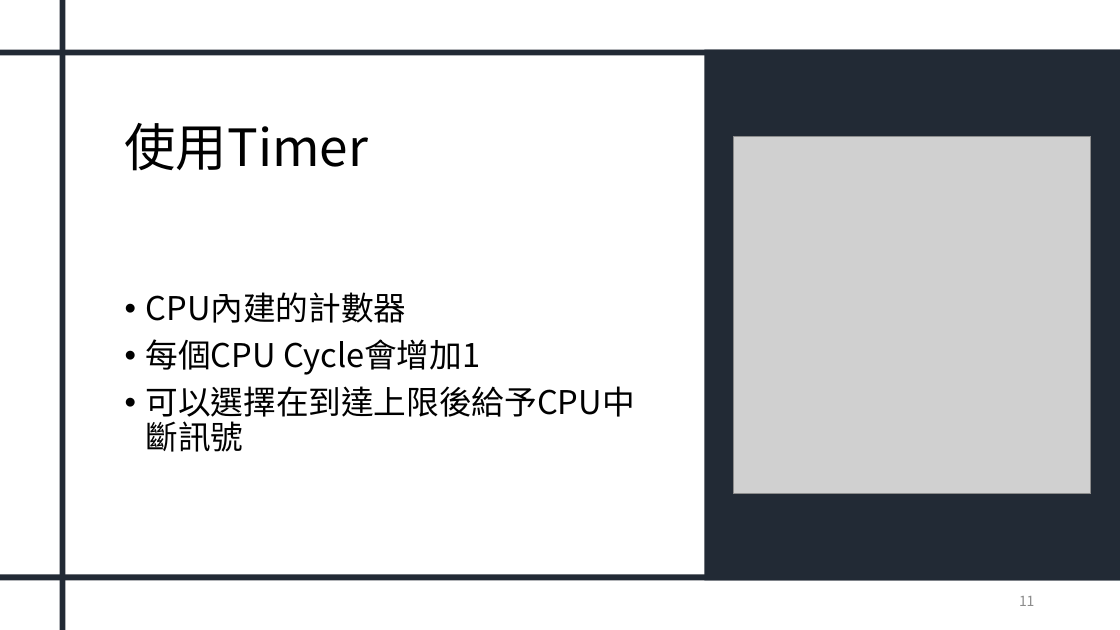
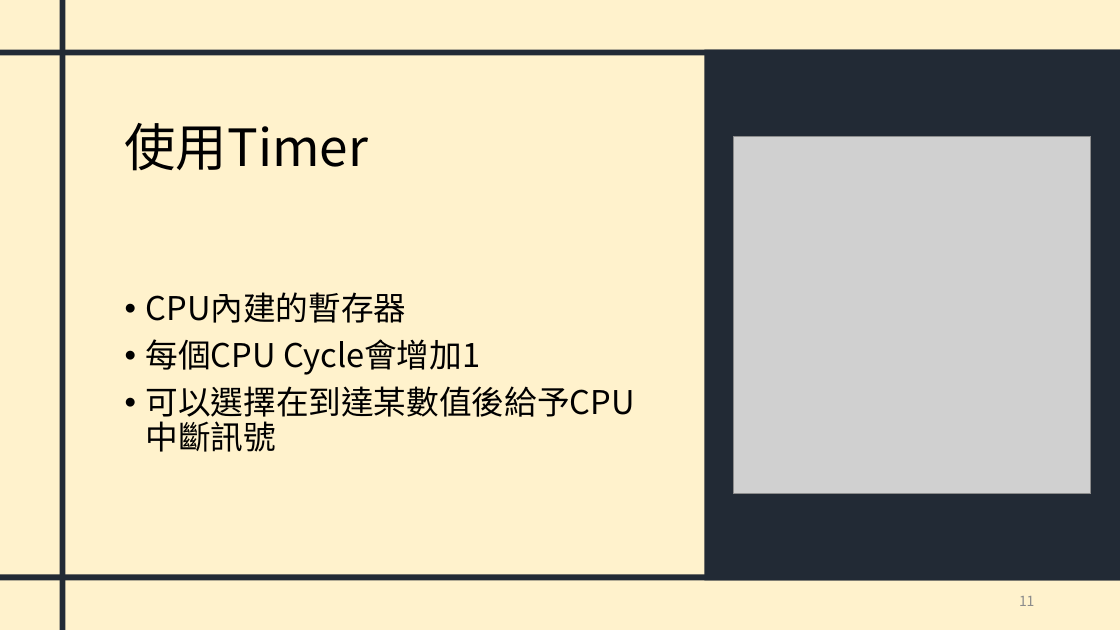
Before and after one commit to ParkerMactavish/Computer-Organization, a slide deck: slide 11 of ARC IoTDK Lab2.pptx. Drawn at 1120x630 pixels with LibreOffice and Linux fonts; fonts in the diff are those of the drawing; grey boxes stand for pictures. Boxes give left, top, right and bottom in pixels: in the first picture for what was removed or moved away, otherwise in the second. Text is boxed around its words. In the diff, an @@ line names an element or a change of style, - is before the commit and + after.

```diff
--- a/ARC IoTDK Lab2.pptx
+++ b/ARC IoTDK Lab2.pptx
@@ background #FFFFFF to #FFF2CC @@
@@ text at (146,292,407,323): text changed @@
-• CPU內建的計數器
+• CPU內建的暫存器
@@ text at (146,386,635,422): text changed @@
-• 可以選擇在到達上限後給予CPU中斷訊號
+• 可以選擇在到達某數值後給予CPU中斷訊號
```
Also in this commit, not shown: 28 other slides changed.
